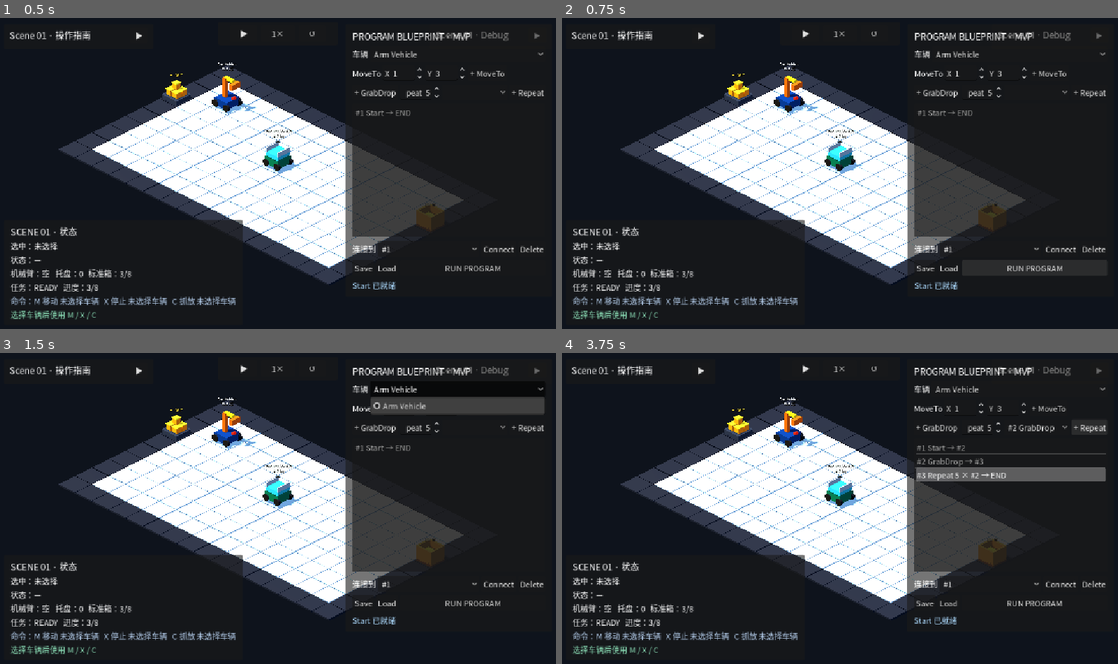
Above: before the commit, frames 1-4 (two rows, left to right).
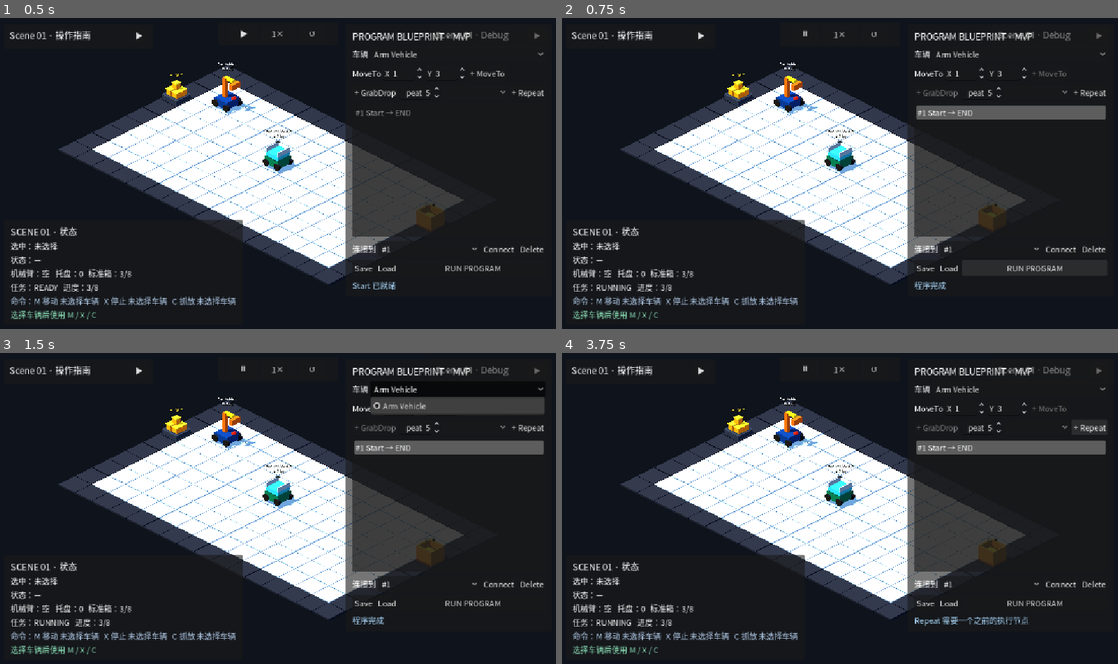
Above: after the commit, the same moments.

Repository: Ri0n72Y/automata
Game: Godot game, scene res://scenes/scene_01/scene_01_basic_packing.tscn
Same seed, same stepped clock (60 frames per second), same inputs: the game is played once before the commit and once after it.
Inputs (mouse positions are in pixels of both pictures, inside the frame that each line leads up to):
- Up to frame 1 (0.5 s): no input
- Up to frame 2 (0.75 s): click "RUN PROGRAM" at 0.5 s
- Up to frame 3 (1.5 s): click "Arm Vehicle" at 1.25 s
- Up to frame 4 (3.75 s): click (1051, 408) at 2 s, where only the run before the commit has a clickable "+ MoveTo"; click (934, 427) at 2.75 s, where only the run before the commit has a clickable "+ GrabDrop"; click "+ Repeat" at 3.5 s

Frame 1 is identical in both runs. In frame 2, 2.1% of the frame differs, in the area x 7-98%, y 3-89%; in frame 3, 2.0%; in frame 4, 4.8%.
Error before the commit: Parse Error: Cannot find member "SELECT_VEHICLE" in base "Scene01Program.NodeType". (res://scripts/scene_01/scene_01_program_runner.gd:122)
Error after the commit: Invalid access to property or key 'vehicle_id' on a base object of type 'Resource (Scene01Program)'. (res://scripts/scene_01/scene_01_program_ui.gd:87)

Commit message:
[codex]refactor(scene-01): execute vehicle-explicit program commands

Diff:
--- a/scripts/scene_01/scene_01_program_runner.gd
+++ b/scripts/scene_01/scene_01_program_runner.gd
@@ -3,12 +3,13 @@
 
 signal execution_started(vehicle_id: StringName)
 signal node_started(node_id: int, node_type: int)
+signal command_started(node_id: int, node_type: int, vehicle_id: StringName)
 signal execution_completed(vehicle_id: StringName)
 signal execution_failed(node_id: int, reason: StringName)
 signal execution_reset()
 
 const ProgramScript := preload("res://scripts/scene_01/scene_01_program.gd")
-const ValidatorScript := preload("res://scripts/scene_01/scene_01_program_validator.gd")
+const PreflightScript := preload("res://scripts/scene_01/scene_01_program_preflight.gd")
 const MissionControllerScript := preload("res://scripts/scene_01/scene_01_mission_controller.gd")
 const SelectionControllerScript := preload("res://scripts/input/vehicle_selection_controller.gd")
 const MoveControllerScript := preload("res://scripts/scene_01/scene_01_lifecycle_vehicle_move_controller.gd")
@@ -24,7 +25,7 @@
 const STATE_COMPLETED := 2
 const STATE_FAILED := 3
 
-var _validator := ValidatorScript.new()
+var _preflight := PreflightScript.new()
 var _scene_controller: MissionControllerScript
 var _selection_controller: SelectionControllerScript
 var _move_controller: MoveControllerScript
@@ -32,10 +33,10 @@
 var _vehicle_manager: VehicleManagerScript
 var _compile_gate: CompileGateScript
 var _program: Scene01Program
-var _vehicle: VehicleActorScript
-var _state: int = STATE_IDLE
-var _current_node_id: int = ProgramScript.NO_NODE_ID
-var _waiting_for_move: bool = false
+var _move_vehicle: VehicleActorScript
+var _state := STATE_IDLE
+var _current_node_id := ProgramScript.NO_NODE_ID
+var _waiting_for_move := false
 var _repeat_remaining: Dictionary = {}
 var _requirements_vehicle_ids: Array[StringName] = []
 var _last_error: StringName = &""
@@ -58,30 +59,21 @@
 		return false
 	_clear_execution(false)
 	_program = program.duplicate_program() if program != null else null
-	var diagnostics := _validator.validate(_program, _scene_controller.get_grid_size())
-	if not diagnostics.is_empty():
+	var result := _preflight.prepare(_program, _scene_controller, _vehicle_manager, _compile_gate)
+	if not bool(result.get("ok", false)):
 		return _fail_start(
-			StringName(diagnostics[0].get("code", &"program_invalid")),
-			int(diagnostics[0].get("node_id", ProgramScript.NO_NODE_ID))
+			StringName(result.get("reason", &"program_invalid")),
+			int(result.get("node_id", ProgramScript.NO_NODE_ID))
 		)
-
-	if not _configure_program_requirements():
-		return false
-	if not _validate_move_targets():
-		return false
-	if not _compile_gate.prepare_scene_run():
-		return _fail_start(&"program_capability_rejected")
-
-	if not _switch_vehicle(_program.vehicle_id):
-		return _fail_start(&"program_vehicle_missing")
+	for vehicle_value in result.get("requirement_vehicle_ids", []):
+		_requirements_vehicle_ids.append(StringName(vehicle_value))
 	if not _scene_controller.ensure_gameplay_running():
 		return _fail_start(&"lifecycle_start_rejected")
-
 	_state = STATE_RUNNING
 	_current_node_id = _program.start_node_id
 	_last_error = &""
 	set_process(true)
-	execution_started.emit(_program.vehicle_id)
+	execution_started.emit(&"")
 	return true
 
 
@@ -98,9 +90,7 @@
 
 
 func _process(_delta: float) -> void:
-	if _state != STATE_RUNNING or _waiting_for_move:
-		return
-	if not _scene_controller.is_gameplay_running():
+	if _state != STATE_RUNNING or _waiting_for_move or not _scene_controller.is_gameplay_running():
 		return
 	if _current_node_id == ProgramScript.NO_NODE_ID:
 		_complete_execution()
@@ -115,12 +105,13 @@
 		return
 	var node_id := _current_node_id
 	var node_type := int(node.get("type", -1))
+	var vehicle_id := StringName(node.get("vehicle_id", &""))
 	node_started.emit(node_id, node_type)
+	if node_type == ProgramScript.NodeType.MOVE_TO or node_type == ProgramScript.NodeType.GRAB_DROP:
+		command_started.emit(node_id, node_type, vehicle_id)
 	match node_type:
 		ProgramScript.NodeType.START:
 			_advance(int(node.get("next_id", ProgramScript.NO_NODE_ID)))
-		ProgramScript.NodeType.SELECT_VEHICLE:
-			_execute_select_vehicle(node)
 		ProgramScript.NodeType.MOVE_TO:
 			_execute_move(node)
 		ProgramScript.NodeType.GRAB_DROP:
@@ -131,29 +122,26 @@
 			_fail_execution(node_id, &"invalid_runtime_node")
 
 
-func _execute_select_vehicle(node: Dictionary) -> void:
-	var node_id := int(node.get("id", ProgramScript.NO_NODE_ID))
-	var vehicle_id := StringName(node.get("vehicle_id", &""))
-	if not _switch_vehicle(vehicle_id):
-		_fail_execution(node_id, &"program_vehicle_missing")
-		return
-	_advance(int(node.get("next_id", ProgramScript.NO_NODE_ID)))
-
-
 func _execute_move(node: Dictionary) -> void:
 	var node_id := int(node.get("id", ProgramScript.NO_NODE_ID))
-	if not _has_runtime_capability(AssemblyCapabilitiesScript.CAN_MOVE):
+	var vehicle := _resolve_vehicle(node)
+	if vehicle == null:
+		_fail_execution(node_id, &"program_vehicle_missing")
+		return
+	if not _compile_gate.has_vehicle_capability(vehicle.get_vehicle_id(), AssemblyCapabilitiesScript.CAN_MOVE):
 		_fail_execution(node_id, &"move_capability_missing")
 		return
-	if not _selection_controller.select_vehicle(_vehicle):
+	if not _selection_controller.select_vehicle(vehicle):
 		_fail_execution(node_id, &"program_vehicle_selection_failed")
 		return
+	_bind_move_vehicle(vehicle)
 	var target: Vector2i = node.get("target_anchor", Vector2i(-1, -1))
 	if not _move_controller.request_selected_vehicle_move(target):
 		var reason := _move_controller.get_last_rejection_reason()
 		_fail_execution(node_id, reason if reason != &"" else &"move_rejected")
 		return
-	if _vehicle.runtime_state.anchor_cell == target and _vehicle.runtime_state.active_move_command == null:
+	if vehicle.runtime_state.anchor_cell == target and vehicle.runtime_state.active_move_command == null:
+		_unbind_move_vehicle()
 		_advance(int(node.get("next_id", ProgramScript.NO_NODE_ID)))
 		return
 	_waiting_for_move = true
@@ -161,29 +149,28 @@
 
 func _execute_grab_drop(node: Dictionary) -> void:
 	var node_id := int(node.get("id", ProgramScript.NO_NODE_ID))
-	if not _has_runtime_capability(AssemblyCapabilitiesScript.GRAB_DROP):
+	var vehicle := _resolve_vehicle(node)
+	if vehicle == null:
+		_fail_execution(node_id, &"program_vehicle_missing")
+		return
+	if not _compile_gate.has_vehicle_capability(vehicle.get_vehicle_id(), AssemblyCapabilitiesScript.GRAB_DROP):
 		_fail_execution(node_id, &"grab_drop_capability_missing")
 		return
-	if not _selection_controller.select_vehicle(_vehicle):
+	if not _selection_controller.select_vehicle(vehicle):
 		_fail_execution(node_id, &"program_vehicle_selection_failed")
 		return
 	var result := _grab_drop_controller.request_selected_grab_drop() as GrabDropResultScript
 	if result == null:
 		_fail_execution(node_id, &"grab_drop_lifecycle_rejected")
-		return
-	if not result.is_success():
+	elif not result.is_success():
 		_fail_execution(node_id, StringName("grab_drop_%d" % result.status))
-		return
-	_advance(int(node.get("next_id", ProgramScript.NO_NODE_ID)))
+	else:
+		_advance(int(node.get("next_id", ProgramScript.NO_NODE_ID)))
 
 
 func _execute_repeat(node: Dictionary) -> void:
 	var node_id := int(node.get("id", ProgramScript.NO_NODE_ID))
-	var remaining: int
-	if _repeat_remaining.has(node_id):
-		remaining = int(_repeat_remaining[node_id])
-	else:
-		remaining = maxi(int(node.get("repeat_count", 1)) - 1, 0)
+	var remaining := int(_repeat_remaining.get(node_id, maxi(int(node.get("repeat_count", 1)) - 1, 0)))
 	if remaining > 0:
 		_repeat_remaining[node_id] = remaining - 1
 		_advance(int(node.get("repeat_target_id", ProgramScript.NO_NODE_ID)))
@@ -192,6 +179,14 @@
 	_advance(int(node.get("next_id", ProgramScript.NO_NODE_ID)))
 
 
+func _resolve_vehicle(node: Dictionary) -> VehicleActorScript:
+	var vehicle_id := StringName(node.get("vehicle_id", &""))
+	var vehicle := _vehicle_manager.get_vehicle_by_id(vehicle_id) as VehicleActorScript
+	if vehicle == null or vehicle.definition == null or vehicle.runtime_state == null:
+		return null
+	return vehicle
+
+
 func _advance(next_id: int) -> void:
 	_current_node_id = next_id
 
@@ -204,6 +199,7 @@
 		_fail_execution(_current_node_id, &"unexpected_move_completion")
 		return
 	_waiting_for_move = false
+	_unbind_move_vehicle()
 	_advance(int(node.get("next_id", ProgramScript.NO_NODE_ID)))
 
 
@@ -212,101 +208,31 @@
 		_fail_execution(_current_node_id, &"move_blocked")
 
 
-func _on_lifecycle_reset_completed() -> void:
-	_clear_execution(true)
-
-
-func _configure_program_requirements() -> bool:
-	var requirements := _validator.required_capabilities_by_vehicle(_program)
-	for vehicle_value in requirements.keys():
-		var vehicle_id := StringName(vehicle_value)
-		var vehicle := _vehicle_manager.get_vehicle_by_id(vehicle_id)
-		if vehicle == null or vehicle.definition == null or vehicle.runtime_state == null:
-			return _fail_start(&"program_vehicle_missing")
-		var required: Array[StringName] = []
-		for capability_value in requirements[vehicle_value]:
-			required.append(StringName(capability_value))
-		_compile_gate.set_required_capabilities(vehicle_id, required)
-		_requirements_vehicle_ids.append(vehicle_id)
-	return true
-
-
-func _validate_move_targets() -> bool:
-	var current_vehicle_id := _program.vehicle_id
-	for node in _ordered_nodes():
-		var node_type := int(node.get("type", -1))
-		if node_type == ProgramScript.NodeType.SELECT_VEHICLE:
-			current_vehicle_id = StringName(node.get("vehicle_id", &""))
-			continue
-		if node_type != ProgramScript.NodeType.MOVE_TO:
-			continue
-		var vehicle := _vehicle_manager.get_vehicle_by_id(current_vehicle_id)
-		if vehicle == null or vehicle.definition == null:
-			return _fail_start(&"program_vehicle_missing", int(node.get("id", ProgramScript.NO_NODE_ID)))
-		var target: Vector2i = node.get("target_anchor", Vector2i(-1, -1))
-		if not _scene_controller.is_grid_footprint_walkable(target, vehicle.definition.footprint):
-			return _fail_start(
-				&"move_target_not_walkable",
-				int(node.get("id", ProgramScript.NO_NODE_ID))
-			)
-	return true
-
-
-func _ordered_nodes() -> Array[Dictionary]:
-	var result: Array[Dictionary] = []
-	var current_id := _program.start_node_id
-	var visited: Dictionary = {}
-	while current_id != ProgramScript.NO_NODE_ID and not visited.has(current_id):
-		visited[current_id] = true
-		var node := _program.get_node_data(current_id)
-		if node.is_empty():
-			break
-		result.append(node)
-		current_id = int(node.get("next_id", ProgramScript.NO_NODE_ID))
-	return result
-
-
-func _has_runtime_capability(capability: StringName) -> bool:
-	return (
-		_vehicle != null
-		and _compile_gate.has_vehicle_capability(_vehicle.get_vehicle_id(), capability)
-	)
-
-
-func _switch_vehicle(vehicle_id: StringName) -> bool:
-	var vehicle := _vehicle_manager.get_vehicle_by_id(vehicle_id)
-	if vehicle == null or vehicle.definition == null or vehicle.runtime_state == null:
-		return false
-	if not _selection_controller.select_vehicle(vehicle):
-		return false
-	_bind_vehicle(vehicle)
-	return true
-
-
-func _bind_vehicle(vehicle: VehicleActorScript) -> void:
-	_unbind_vehicle()
-	_vehicle = vehicle
-	_vehicle.move_completed.connect(_on_vehicle_move_completed)
-	_vehicle.move_blocked.connect(_on_vehicle_move_blocked)
-
-
-func _unbind_vehicle() -> void:
-	if _vehicle == null or not is_instance_valid(_vehicle):
-		return
-	if _vehicle.move_completed.is_connected(_on_vehicle_move_completed):
-		_vehicle.move_completed.disconnect(_on_vehicle_move_completed)
-	if _vehicle.move_blocked.is_connected(_on_vehicle_move_blocked):
-		_vehicle.move_blocked.disconnect(_on_vehicle_move_blocked)
+func _bind_move_vehicle(vehicle: VehicleActorScript) -> void:
+	_unbind_move_vehicle()
+	_move_vehicle = vehicle
+	_move_vehicle.move_completed.connect(_on_vehicle_move_completed)
+	_move_vehicle.move_blocked.connect(_on_vehicle_move_blocked)
+
+
+func _unbind_move_vehicle() -> void:
+	if _move_vehicle == null or not is_instance_valid(_move_vehicle):
+		_move_vehicle = null
+		return
+	if _move_vehicle.move_completed.is_connected(_on_vehicle_move_completed):
+		_move_vehicle.move_completed.disconnect(_on_vehicle_move_completed)
+	if _move_vehicle.move_blocked.is_connected(_on_vehicle_move_blocked):
+		_move_vehicle.move_blocked.disconnect(_on_vehicle_move_blocked)
+	_move_vehicle = null
 
 
 func _complete_execution() -> void:
-	var vehicle_id := _program.vehicle_id if _program != null else &""
 	_state = STATE_COMPLETED
 	_waiting_for_move = false
 	_last_error = &""
 	set_process(false)
-	_unbind_vehicle()
-	execution_completed.emit(vehicle_id)
+	_unbind_move_vehicle()
+	execution_completed.emit(&"")
 
 
 func _fail_start(reason: StringName, node_id: int = ProgramScript.NO_NODE_ID) -> bool:
@@ -314,6 +240,7 @@
 	_last_error = reason
 	_waiting_for_move = false
 	set_process(false)
+	_unbind_move_vehicle()
 	_clear_requirements()
 	execution_failed.emit(node_id, reason)
 	return false
@@ -324,16 +251,19 @@
 	_last_error = reason
 	_waiting_for_move = false
 	set_process(false)
-	_unbind_vehicle()
+	_unbind_move_vehicle()
 	execution_failed.emit(node_id, reason)
 
 
+func _on_lifecycle_reset_completed() -> void:
+	_clear_execution(true)
+
+
 func _clear_execution(emit_reset: bool) -> void:
 	set_process(false)
-	_unbind_vehicle()
+	_unbind_move_vehicle()
 	_clear_requirements()
 	_program = null
-	_vehicle = null
 	_state = STATE_IDLE
 	_current_node_id = ProgramScript.NO_NODE_ID
 	_waiting_for_move = false
